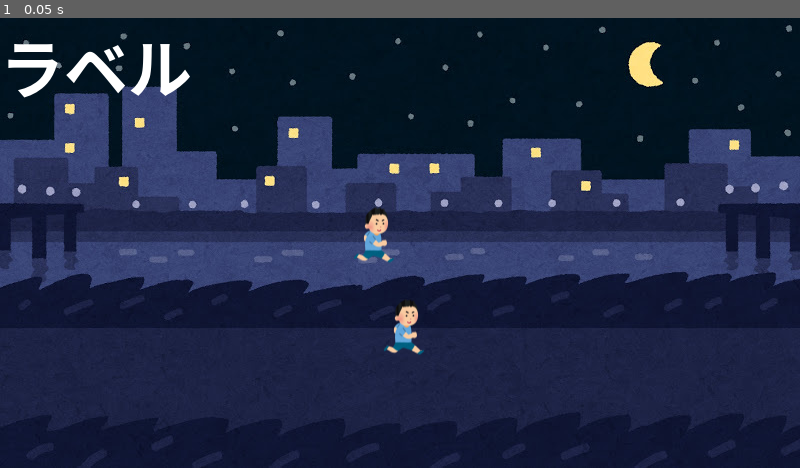
Above: before the commit, frame 1.
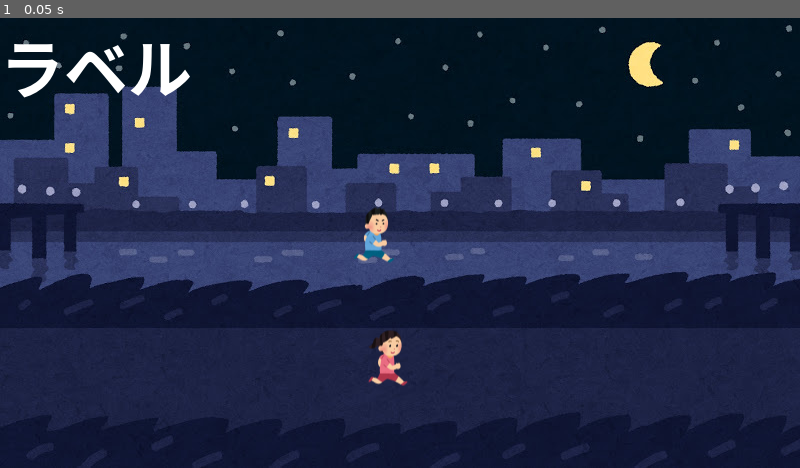
Above: after the commit, the same moment.

Repository: hira0126/team2
Game: Godot game, scene res://my_world.tscn
The game is run twice, just before and just after one commit, with the same random seed, the same clock (stepped at 60 frames per second) and the same inputs. The project has no main scene, so this scene is started directly.
Inputs:
- Up to frame 1 (0.05 s): no input

The runs differ from the first frame. In frame 1, 0.6% of the frame differs, in the area x 46-53%, y 62-82%.

Commit message:
Bがキャラ追加

Diff:
--- a/game2/godot-template-v2/my_world.tscn
+++ b/game2/godot-template-v2/my_world.tscn
@@ -3,11 +3,8 @@
 [ext_resource type="PackedScene" uid="uid://6o7fxp26ru0v" path="res://world.tscn" id="1_cery3"]
 [ext_resource type="Script" uid="uid://wtcnsqp8n6dp" path="res://my_world.gd" id="2_1u75a"]
 [ext_resource type="Texture2D" uid="uid://cu8r7k323oo07" path="res://img/MyWorld.jpg" id="3_asled"]
-
-[ext_resource type="PackedScene" uid="uid://txpdsqrh32qk" path="res://hanako.tscn" id="4_1u75a"]
-
 [ext_resource type="PackedScene" uid="uid://lnb6otiwxfys" path="res://taro.tscn" id="4_1u75a"]
-
+[ext_resource type="PackedScene" uid="uid://txpdsqrh32qk" path="res://hanako.tscn" id="5_asled"]
 
 [node name="MyWorld" unique_id=1137961271 instance=ExtResource("1_cery3")]
 script = ExtResource("2_1u75a")
@@ -15,9 +12,8 @@
 [node name="Sprite2D" parent="." index="0" unique_id=1597890546]
 texture = ExtResource("3_asled")
 
-
-[node name="Hanako" parent="." index="2" unique_id=1239789849 instance=ExtResource("4_1u75a")]
-position = Vector2(403, 309)
-
 [node name="TARO" parent="." index="2" unique_id=1239789849 instance=ExtResource("4_1u75a")]
 position = Vector2(373, 217)
+
+[node name="Hanako" parent="." index="3" unique_id=1833337332 instance=ExtResource("5_asled")]
+position = Vector2(387, 340)
